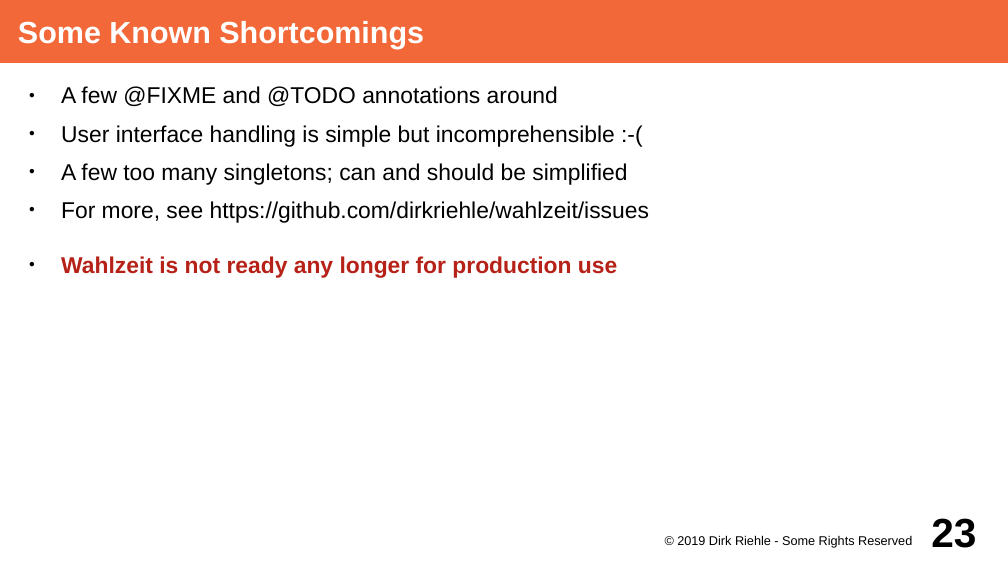
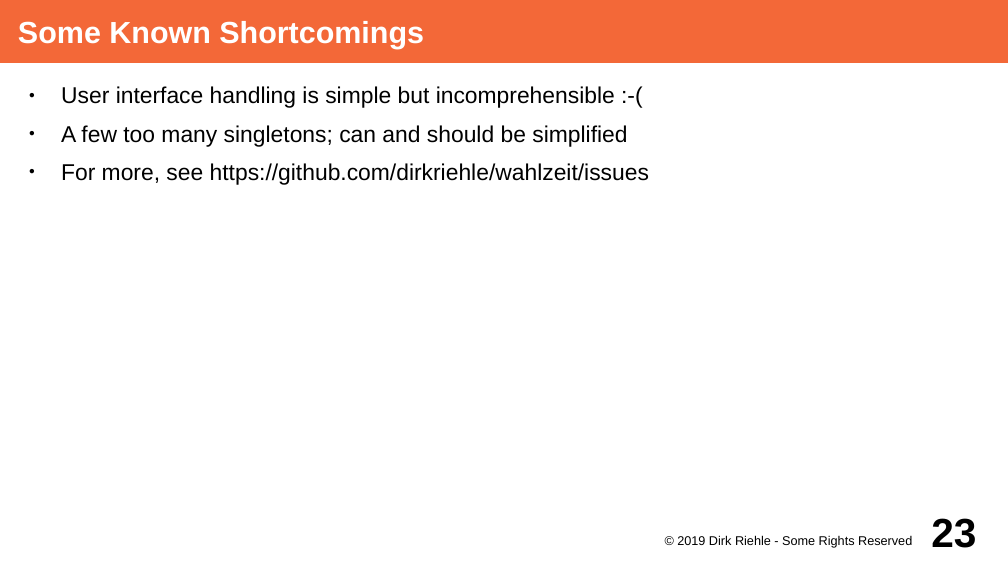
Before and after one commit to dirkriehle/adap-course, a slide deck: slide 23 of Lecture Slides/ADAP A04 - Wahlzeit Design.odp. Drawn at 1008x567 pixels with LibreOffice and Linux fonts; fonts in the diff are those of the drawing. Boxes give left, top, right and bottom in pixels: in the first picture for what was removed or moved away, otherwise in the second. Text is boxed around its words. In the diff, an @@ line names an element or a change of style, - is before the commit and + after.

```diff
--- a/Lecture Slides/ADAP A04 - Wahlzeit Design.odp
+++ b/Lecture Slides/ADAP A04 - Wahlzeit Design.odp
@@ text at (61, 86, 558, 106): paragraph removed @@
-● A few @FIXME and @TODO annotations around
@@ text at (61, 256, 617, 278): paragraph removed @@
-● Wahlzeit is not ready any longer for production use
```
Also in this commit, not shown: 7 other files.
